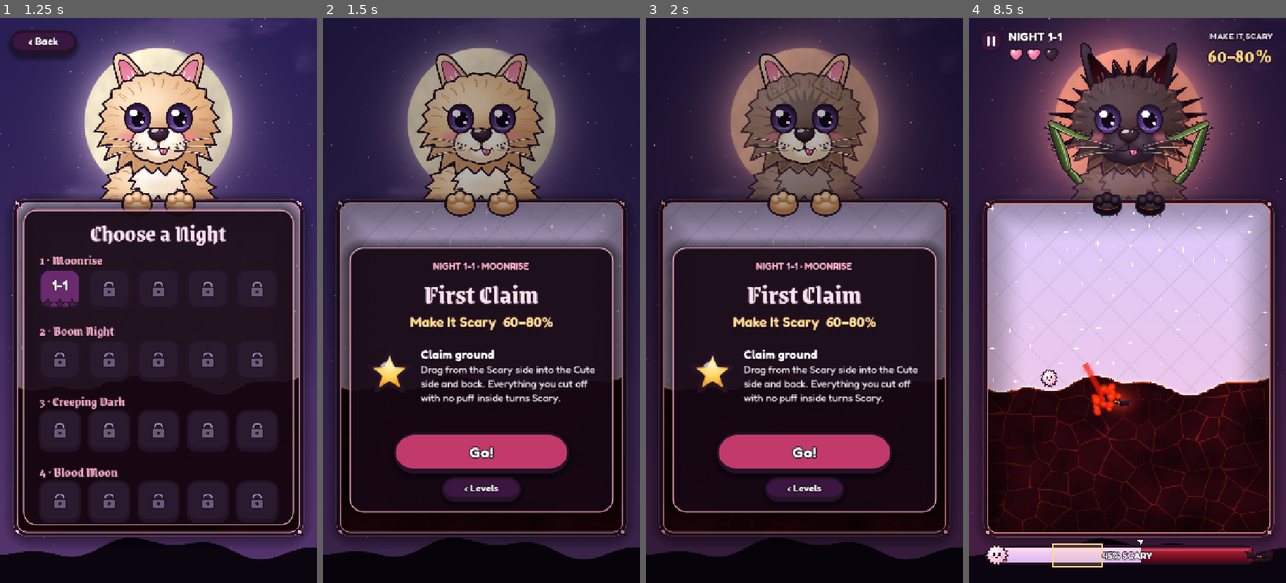
Above: before the commit, frames 1-4 (left to right).
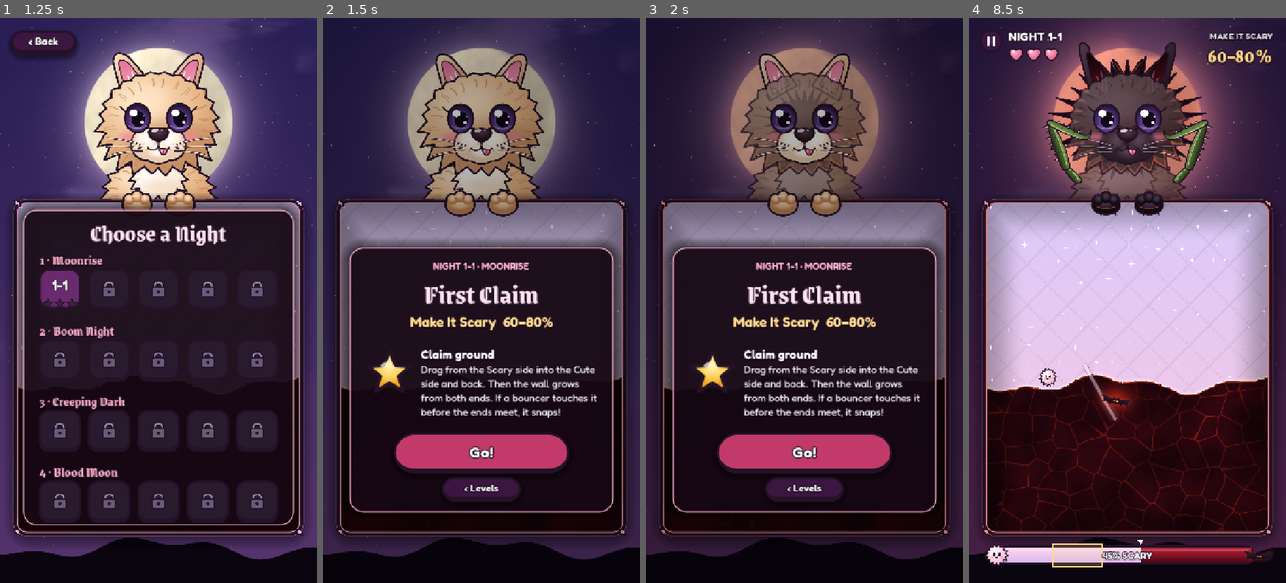
Above: after the commit, the same moments.

Repository: DArtagnon-wiki/Werecat
Game: Godot game, scene res://scenes/main.tscn
The game is run twice, just before and just after one commit, with the same random seed, the same clock (stepped at 60 frames per second) and the same inputs. Sound files missing from this copy of the repository are replaced by a short silence.
Inputs (mouse positions are in pixels of both pictures, inside the frame that each line leads up to):
- Up to frame 1 (1.25 s): click "Play" at 0.5 s
- Up to frame 2 (1.5 s): click "1-1" at 1.25 s
- Up to frame 3 (2 s): no input
- Up to frame 4 (8.5 s): click "Go!" at 2 s; click (991, 40) at 2.75 s; click "Restart" at 3.5 s; click (991, 40) at 4.25 s; click "Restart" at 5 s; click (991, 40) at 5.75 s; click "Restart" at 6.5 s; move the mouse to (1197, 272) at 7.27 s; click (1197, 272) at 7.42 s; drag from (1064, 328) to (1111, 413) at 8.02 s

Frame 1 is identical in both runs. In frame 2, 1.1% of the frame differs, in the area x 30-87%, y 64-71%; in frame 3, 1.1%; in frame 4, 8.7%, in the area x 0-99%, y 0-96%.

Commit message:
Walls grow from both ends after you draw
Drawing is now a safe blueprint. When the path closes, the real wall
grows along it from both ends toward the middle (380 px/s per end);
anything touching a grown section before the ends meet snaps it and
costs a heart. The claim happens when the ends meet, so long greedy
loops are riskier again, like the old growing walls.

- Bombs and charms trigger when a growing end reaches them
- Hunters and the Night Mother chase the nearest growing end
  (steering softened; boss speed 0.8) - bot win rates: 4-5 33%,
  4-2 57%, 4-1 57%, 1-1 87%
- One wall at a time; pausing keeps a growing wall; loading a level
  clears any growing wall (fixes a carry-over bug found by the tests)
- Tips, README, tests and bot updated

Co-Authored-By: Claude Opus 5.5 <noreply@anthropic.com>
Claude-Session: https://claude.ai/code/session_01CCdRuYqredGgCwEvjBADnw

Diff:
--- a/scripts/levels.gd
+++ b/scripts/levels.gd
@@ -16,18 +16,18 @@
 const WORLDS := ["Moonrise", "Boom Night", "Creeping Dark", "Blood Moon"]
 
 const TIPS := {
-	"claim": ["Claim ground", "Drag from the Scary side into the Cute side and back. Everything you cut off with no puff inside turns Scary."],
+	"claim": ["Claim ground", "Drag from the Scary side into the Cute side and back. Then the wall grows from both ends. If a bouncer touches it before the ends meet, it snaps!"],
 	"band": ["Hit the gold band", "Keep the meter inside the gold band for 3 seconds. Going too far counts as missing."],
 	"trap": ["Trap them", "Squeeze a bouncer into a tiny pocket and it's captured. Its pocket flips too."],
-	"bomb": ["Bombs", "Touch a bomb with your trail. Boom: everything nearby turns your color."],
+	"bomb": ["Bombs", "Grow a wall through a bomb. Boom: everything nearby turns your color."],
 	"stone": ["Moonstone", "Stone belongs to nobody. Bouncers bounce off it, and your trail can end on it like the edge."],
-	"charm": ["Moon charms", "Touch a charm with your trail to freeze every bouncer for 4 seconds."],
+	"charm": ["Moon charms", "Grow a wall through a charm to freeze every bouncer for 4 seconds."],
 	"grub": ["Gloom grubs", "Grubs tunnel through Cute land, turning it Scary. Claim the ground under one to squash it."],
 	"slug": ["Sugar slugs", "Slugs paint sweet trails through Scary land. Claim the ground under one to stop it."],
 	"seed": ["Thorn seeds", "Seeds keep spreading their color. Claim the ground they sit on to pull them out."],
 	"nest": ["Bat roosts", "Roosts hatch a new bat every few seconds until you claim the ground under them."],
 	"wisp": ["Wisps", "Wisps drift through every territory, and they snap any trail they touch."],
-	"stalker": ["Hunters", "Hunter bats chase the tip of your trail. Draw fast, or bait them away."],
+	"stalker": ["Hunters", "Hunter bats chase the growing ends of your wall. Keep walls short, or bait them away."],
 	"boss": ["The Night Mother", "She hunts your trail and calls bats from the roosts. Trap her to break the spell."],
 }
 
@@ -94,7 +94,7 @@
 		 "bouncers": [_b("basic", CUTE), _b("stalker", CUTE), _b("basic", SCARY)],
 		 "items": [_i("nest", CUTE, 0.5, 0.5), _i("bomb", 0, 0.2, 0.2), _i("bomb", 0, 0.8, 0.3), _i("bomb", 0, 0.3, 0.85)], "tip": ""},
 		{"id": "4-5", "name": "Night Mother", "layout": ["island", 0.36, SCARY], "stone": ["pillars", 3], "goal": [0, 12], "par": 140,
-		 "bouncers": [_b("boss", SCARY, 1, 0.9), _b("basic", CUTE), _b("wisp", SCARY)],
+		 "bouncers": [_b("boss", SCARY, 1, 0.8), _b("basic", CUTE), _b("wisp", SCARY)],
 		 "items": [_i("nest", SCARY, 0.5, 0.36), _i("charm", 0, 0.12, 0.1), _i("charm", 0, 0.88, 0.9), _i("bomb", 0, 0.1, 0.9)], "tip": "boss"},
 	]
 
--- a/scripts/main.gd
+++ b/scripts/main.gd
@@ -19,6 +19,7 @@
 const FIELD_POS := Vector2(40, 420)
 const FIELD_SIZE := Vector2(640, 744)
 const TRAIL_R := 2.2
+const GROW_SPEED := 380.0        # px/s for each of the two growing ends
 const BOUNCER_SPEED := 170.0
 const HOLD_TIME := 3.0
 const WC_SCALE := 0.58
@@ -77,6 +78,15 @@
 var stroke_origin := CUTE
 var last_origin_pt := Vector2.ZERO
 var stroke_points := PackedVector2Array()
+# growth: after a path closes, the wall grows along it from both ends
+var growing := false
+var grow_pts := PackedVector2Array()
+var grow_cum := PackedFloat32Array()
+var grow_len := 0.0
+var grow_a := 0.0
+var grow_b := 0.0
+var live := PackedByteArray()          # grown (vulnerable) cells
+var live_list := PackedInt32Array()
 
 # save data
 var stars: Array = []
@@ -93,6 +103,10 @@
 var field_mat: ShaderMaterial
 var frame: Node2D
 var trail_line: Line2D
+var grow_line_a: Line2D
+var grow_line_b: Line2D
+var front_a: Sprite2D
+var front_b: Sprite2D
 var item_layer: Node2D
 var bouncer_layer: Node2D
 var fx_layer: Node2D
@@ -140,6 +154,7 @@
 	mask.resize(GW * GH)
 	under.resize(GW * GH)
 	trail.resize(GW * GH)
+	live.resize(GW * GH)
 	stars.resize(levels.size())
 	stars.fill(0)
 	audio = GameAudio.new()
@@ -258,6 +273,14 @@
 
 	trail_line = _make_trail_line()
 	world.add_child(trail_line)
+	grow_line_a = _make_trail_line()
+	grow_line_b = _make_trail_line()
+	grow_line_a.material = trail_line.material
+	grow_line_b.material = trail_line.material
+	world.add_child(grow_line_a)
+	world.add_child(grow_line_b)
+	front_a = _make_front()
+	front_b = _make_front()
 
 	bouncer_layer = Node2D.new()
 	world.add_child(bouncer_layer)
@@ -290,6 +313,17 @@
 	mat.shader = load("res://shaders/trail.gdshader")
 	l.material = mat
 	return l
+
+
+func _make_front() -> Sprite2D:
+	var f := Sprite2D.new()
+	f.texture = T.fx_sparkle
+	f.visible = false
+	var add := CanvasItemMaterial.new()
+	add.blend_mode = CanvasItemMaterial.BLEND_MODE_ADD
+	f.material = add
+	world.add_child(f)
+	return f
 
 
 func _rrect(node: CanvasItem, r: Rect2, rad: float, col: Color, filled := true, w := 1.0) -> void:
@@ -811,7 +845,8 @@
 
 
 func _pause() -> void:
-	_cancel_stroke()
+	if stroking and not growing:
+		_cancel_stroke()
 	_show("pause")
 
 
@@ -887,6 +922,8 @@
 
 func _load_layout(lv: Dictionary) -> void:
 	_clear_entities()
+	if trail_line:
+		_clear_stroke()
 	var built := Levels.build(lv, GW, GH)
 	mask = built[0]
 	under = built[1]
@@ -1004,7 +1041,7 @@
 
 
 func begin_stroke(p: Vector2) -> void:
-	if state != "play" or not in_field(p) or type_at(p) == STONE:
+	if state != "play" or growing or not in_field(p) or type_at(p) == STONE:
 		return
 	stroking = true
 	stroke_active = false
@@ -1024,8 +1061,8 @@
 			stroke_active = true
 			stroke_points = PackedVector2Array([last_origin_pt])
 			trail_line.points = PackedVector2Array([last_origin_pt])
+			trail_line.modulate.a = 0.45
 			_style_trail()
-			audio.play("trail_cute" if stroke_origin == CUTE else "trail_scary", -6.0, 0.08)
 			_extend_trail(p)
 		elif inside and type_at(p) == stroke_origin:
 			last_origin_pt = p
@@ -1034,55 +1071,59 @@
 	if q.distance_to(stroke_points[stroke_points.size() - 1]) < 3.0 and inside and not near_edge:
 		return
 	_extend_trail(q)
-	if not stroking:
-		return
 	var t := type_at(q)
 	if not inside or near_edge or t == stroke_origin or t == STONE:
-		close_stroke(q)
-
-
+		start_growth()
+
+
+## Lifting before the path closes just cancels the blueprint. Free.
 func end_stroke() -> void:
 	if stroking and stroke_active:
-		_fade_trail(false)
-	_clear_stroke()
+		_fade_line(trail_line, false)
+	if not growing:
+		_clear_stroke()
+	else:
+		stroking = false
 
 
 func _cancel_stroke() -> void:
-	if stroke_active:
-		_fade_trail(false)
+	if stroke_active or growing:
+		_fade_line(trail_line, false)
+		_fade_line(grow_line_a, false)
+		_fade_line(grow_line_b, false)
 	_clear_stroke()
 
 
 func _clear_stroke() -> void:
 	stroking = false
 	stroke_active = false
+	growing = false
 	stroke_points.clear()
 	for i in trail_list:
 		trail[i] = 0
 	trail_list.clear()
+	for i in live_list:
+		live[i] = 0
+	live_list.clear()
 	if trail_line:
 		trail_line.clear_points()
-
-
+		grow_line_a.clear_points()
+		grow_line_b.clear_points()
+		front_a.visible = false
+		front_b.visible = false
+
+
+## Drawing only lays down a blueprint (no risk, no triggers).
 func _extend_trail(p: Vector2) -> void:
 	var a := stroke_points[stroke_points.size() - 1]
 	stroke_points.append(p)
 	trail_line.add_point(p)
 	var steps := maxi(1, int(a.distance_to(p) / (CELL * 0.5)))
 	for k in steps + 1:
-		_stamp(a.lerp(p, float(k) / steps))
-	# trail touches bombs and charms
-	for it in items:
-		if not it.alive or it.kind not in ["bomb", "charm"]:
-			continue
-		if Geometry2D.get_closest_point_to_segment(it.pos, a, p).distance_to(it.pos) < 26.0:
-			if it.kind == "bomb" and not it.armed:
-				_arm_bomb(it, stroke_origin)
-			elif it.kind == "charm":
-				_use_charm(it)
-
-
-func _stamp(p: Vector2) -> void:
+		_stamp(a.lerp(p, float(k) / steps), trail, trail_list)
+
+
+func _stamp(p: Vector2, arr: PackedByteArray, list: PackedInt32Array) -> void:
 	var cx := int(p.x / CELL)
 	var cy := int(p.y / CELL)
 	var r := int(ceil(TRAIL_R))
@@ -1095,9 +1136,9 @@
 			if x < 0 or y < 0 or x >= GW or y >= GH:
 				continue
 			var i := y * GW + x
-			if trail[i] == 0:
-				trail[i] = 1
-				trail_list.append(i)
+			if arr[i] == 0:
+				arr[i] = 1
+				list.append(i)
 
 
 func _style_trail() -> void:
@@ -1111,12 +1152,13 @@
 	mat.set_shader_parameter("danger", 0.0)
 
 
-func _fade_trail(broken: bool) -> void:
-	if trail_line.get_point_count() < 2:
+func _fade_line(src_line: Line2D, broken: bool) -> void:
+	if src_line.get_point_count() < 2:
 		return
 	var l := _make_trail_line()
-	l.points = trail_line.points
-	var src: ShaderMaterial = trail_line.material
+	l.points = src_line.points
+	l.modulate.a = src_line.modulate.a
+	var src: ShaderMaterial = src_line.material
 	var mat: ShaderMaterial = l.material
 	mat.set_shader_parameter("core_color", src.get_shader_parameter("core_color"))
 	mat.set_shader_parameter("glow_color", src.get_shader_parameter("glow_color"))
@@ -1130,31 +1172,112 @@
 	tw.tween_callback(l.queue_free)
 
 
-func break_trail() -> void:
-	var at := stroke_points[stroke_points.size() - 1] if stroke_points.size() > 0 else FIELD_SIZE / 2.0
-	_fade_trail(true)
-	_clear_stroke()
-	lives -= 1
-	shake = 1.0
-	audio.play("snap", 0.0, 0.05)
-	_burst(at, T.fx_ember, 22, Color(1, 0.35, 0.15))
-	if lives <= 0:
-		_end(false)
-
-
-func close_stroke(end_pt: Vector2) -> void:
-	var invaded := 1 - stroke_origin
-	for b in bouncers:
-		if _threatens(b) and _touches_trail(b.pos, b.r):
-			break_trail()
-			return
+# ---------------------------------------------------------------- growth
+
+## The path closed: the wall now grows along it from both ends toward the
+## middle. Grown sections are live; anything touching them snaps the wall.
+func start_growth() -> void:
+	stroking = false
+	stroke_active = false
+	growing = true
+	grow_pts = stroke_points.duplicate()
+	grow_cum = PackedFloat32Array([0.0])
+	for i in range(1, grow_pts.size()):
+		grow_cum.append(grow_cum[i - 1] + grow_pts[i].distance_to(grow_pts[i - 1]))
+	grow_len = grow_cum[grow_cum.size() - 1]
+	grow_a = 0.0
+	grow_b = grow_len
+	trail_line.modulate.a = 0.3
+	var col := Color(1, 0.8, 0.95) if stroke_origin == CUTE else Color(1, 0.45, 0.15)
+	for f in [front_a, front_b]:
+		f.visible = true
+		f.modulate = col
+	audio.play("trail_cute" if stroke_origin == CUTE else "trail_scary", -4.0, 0.08)
+	_update_growth_visuals()
+
+
+func _point_at(d: float) -> Vector2:
+	d = clampf(d, 0.0, grow_len)
+	var lo := 0
+	var hi := grow_cum.size() - 1
+	while hi - lo > 1:
+		var mid := (lo + hi) / 2
+		if grow_cum[mid] <= d:
+			lo = mid
+		else:
+			hi = mid
+	var seg := grow_cum[hi] - grow_cum[lo]
+	var t := 0.0 if seg <= 0.0001 else (d - grow_cum[lo]) / seg
+	return grow_pts[lo].lerp(grow_pts[hi], t)
+
+
+func _sub_points(d0: float, d1: float) -> PackedVector2Array:
+	var out := PackedVector2Array([_point_at(d0)])
+	for i in grow_pts.size():
+		if grow_cum[i] > d0 and grow_cum[i] < d1:
+			out.append(grow_pts[i])
+	out.append(_point_at(d1))
+	return out
+
+
+func _grow_range(d0: float, d1: float) -> void:
+	var d := d0
+	while d <= d1:
+		var p := _point_at(d)
+		_stamp(p, live, live_list)
+		for it in items:
+			if it.alive and it.kind in ["bomb", "charm"] and it.pos.distance_to(p) < 26.0:
+				if it.kind == "bomb" and not it.armed:
+					_arm_bomb(it, stroke_origin)
+				elif it.kind == "charm":
+					_use_charm(it)
+		d += 2.0
+	_stamp(_point_at(d1), live, live_list)
+
+
+func step_growth(delta: float) -> void:
+	if not growing:
+		return
+	var adv := GROW_SPEED * delta
+	var na := grow_a + adv
+	var nb := grow_b - adv
+	if na >= nb:
+		var mid := (grow_a + grow_b) / 2.0
+		_grow_range(grow_a, mid)
+		_grow_range(mid, grow_b)
+		grow_a = mid
+		grow_b = mid
+		complete_growth(_point_at(mid))
+		return
+	_grow_range(grow_a, na)
+	_grow_range(nb, grow_b)
+	grow_a = na
+	grow_b = nb
+	_update_growth_visuals()
+
+
+func _update_growth_visuals() -> void:
+	grow_line_a.points = _sub_points(0.0, maxf(grow_a, 0.5))
+	grow_line_b.points = _sub_points(minf(grow_b, grow_len - 0.5), grow_len)
+	front_a.position = FIELD_POS + _point_at(grow_a)
+	front_b.position = FIELD_POS + _point_at(grow_b)
+	var pulse := 0.85 + 0.2 * sin(clock * 30.0)
+	front_a.scale = Vector2.ONE * pulse
+	front_b.scale = Vector2.ONE * pulse
+	front_a.rotation = clock * 4.0
+	front_b.rotation = -clock * 4.0
+
+
+## The two ends met: claim.
+func complete_growth(meet: Vector2) -> void:
 	var bomb_before := _bomb_cells()
 	for i in trail_list:
 		_set_cell(i, stroke_origin)
 	var flipped := _flip_empty_pockets(stroke_origin)
-	_upload_mask(true, end_pt / FIELD_SIZE)
-	_fade_trail(false)
-	_burst(end_pt, T.fx_sparkle if stroke_origin == CUTE else T.fx_ember, 28, Color.WHITE)
+	_upload_mask(true, meet / FIELD_SIZE)
+	_fade_line(grow_line_a, false)
+	_fade_line(grow_line_b, false)
+	_burst(meet, T.fx_sparkle if stroke_origin == CUTE else T.fx_ember, 28, Color.WHITE)
 	audio.play("claim_cute" if stroke_origin == CUTE else "claim_scary", -1.0, 0.04)
 	if stroke_origin == SCARY:
 		werecat.strike()
@@ -1164,6 +1287,21 @@
 	werecat.set_target(scary_percent() / 100.0)
 	if flipped > 0 and mode == "endless":
 		score += flipped * 0.02
+
+
+func break_trail(at: Vector2 = Vector2(-1, -1)) -> void:
+	if at.x < 0.0:
+		at = _point_at(grow_a) if growing else FIELD_SIZE / 2.0
+	_fade_line(grow_line_a, true)
+	_fade_line(grow_line_b, true)
+	_fade_line(trail_line, true)
+	_clear_stroke()
+	lives -= 1
+	shake = 1.0
+	audio.play("snap", 0.0, 0.05)
+	_burst(at, T.fx_ember, 22, Color(1, 0.35, 0.15))
+	if lives <= 0:
+		_end(false)
 
 
 func _bomb_cells() -> Dictionary:
@@ -1243,7 +1381,7 @@
 
 
 func _threatens(b: Dictionary) -> bool:
-	if not stroke_active:
+	if not growing:
 		return false
 	match b.kind:
 		"wisp", "carver":
@@ -1261,7 +1399,7 @@
 			var y := cy + dy
 			if x < 0 or y < 0 or x >= GW or y >= GH:
 				continue
-			if trail[y * GW + x] == 1 and Vector2(dx, dy).length() * CELL <= radius + CELL:
+			if live[y * GW + x] == 1 and Vector2(dx, dy).length() * CELL <= radius + CELL:
 				return true
 	return false
 
@@ -1521,7 +1659,9 @@
 		werecat.set_target(0.0)
 	elif state == "play":
 		freeze_t = maxf(0.0, freeze_t - delta)
-		step_entities(delta)
+		step_growth(delta)
+		if state == "play":
+			step_entities(delta)
 		if state == "play":
 			step_items(delta)
 		if state == "play":
@@ -1545,7 +1685,7 @@
 		# frozen bouncers still snap trails they sit on
 		for b in bouncers:
 			if _threatens(b) and _touches_trail(b.pos, b.r):
-				break_trail()
+				break_trail(b.pos)
 				return
 		return
 	for b in bouncers.duplicate():
@@ -1559,7 +1699,7 @@
 			_:
 				_move_confined(b, delta)
 		if _threatens(b) and _touches_trail(b.pos, b.r):
-			break_trail()
+			break_trail(b.pos)
 			return
 
 
@@ -1569,10 +1709,12 @@
 	var side: int = b.side
 	if type_at(p) != side:
 		p = _unstick(p, side)
-	if b.kind in ["stalker", "boss"] and stroke_active and side != stroke_origin and stroke_points.size() > 0:
-		var head := stroke_points[stroke_points.size() - 1]
+	if b.kind in ["stalker", "boss"] and growing and side != stroke_origin:
+		var fa := _point_at(grow_a)
+		var fb := _point_at(grow_b)
+		var head := fa if fa.distance_squared_to(p) < fb.distance_squared_to(p) else fb
 		var want: Vector2 = (head - p).normalized() * b.speed * 1.15
-		v = v.lerp(want, clampf(delta * 1.6, 0.0, 1.0))
+		v = v.lerp(want, clampf(delta * 1.2, 0.0, 1.0))
 		if v.length() > 1.0:
 			v = v.normalized() * b.speed * 1.15
 	elif v.length() > b.speed * 1.01:
--- a/tests/bot_test.gd
+++ b/tests/bot_test.gd
@@ -33,6 +33,9 @@
 			return
 		g.clock += dt
 		g.freeze_t = maxf(0.0, g.freeze_t - dt)
+		g.step_growth(dt)
+		if g.state != "play":
+			return
 		g.step_entities(dt)
 		if g.state == "play":
 			g.step_items(dt)
@@ -93,6 +96,13 @@
 	g.end_stroke()
 
 
+func finish_growth() -> void:
+	var guard := 0
+	while g.growing and g.state == "play" and guard < 300:
+		sim(1.0 / 30.0 * 2.0)
+		guard += 1
+
+
 func play_level(i: int, attempt := 0) -> Array:
 	g.rng.seed = 1000 * i + attempt   # deterministic spawns -> reproducible CI
 	g.open_intro(i)
@@ -109,6 +119,7 @@
 		var dist := (gmin - s) if s < gmin else (s - gmax)
 		var depth := clampf(dist * 9.0, 30.0, 700.0)
 		stroke(side, depth)
+		finish_growth()
 		strokes += 1
 		sim(0.25)
 	return [g.state == "won", strokes, g.lives, g.clock]
--- a/tests/smoke_test.gd
+++ b/tests/smoke_test.gd
@@ -48,11 +48,23 @@
 			g.move_stroke(a.lerp(b, float(k) / n))
 
 
+func grow_out() -> void:
+	## let a closed path's wall finish growing (bouncers keep moving)
+	var dt := 1.0 / 60.0
+	for i in 600:
+		if not g.growing:
+			return
+		g.clock += dt
+		g.step_growth(dt)
+		g.step_entities(dt)
+
+
 func sim(seconds: float, items := true) -> void:
 	var dt := 1.0 / 60.0
 	for i in int(seconds * 60):
 		g.clock += dt
 		g.freeze_t = maxf(0.0, g.freeze_t - dt)
+		g.step_growth(dt)
 		g.step_entities(dt)
 		if items:
 			g.step_items(dt)
@@ -80,7 +92,9 @@
 	add_b("basic", g.SCARY, Vector2(500, 600))
 	var before: float = g.scary_percent()
 	draw([Vector2(100, 200), Vector2(100, 760)])
-	check(g.scary_percent() < before - 5.0 and g.lives == 3, "line to the edge claims the bat-free side")
+	check(g.growing and absf(g.scary_percent() - before) < 0.01, "closing a path starts growth (nothing claimed yet)")
+	grow_out()
+	check(g.scary_percent() < before - 5.0 and g.lives == 3, "when the ends meet, the bat-free side is claimed")
 
 	setup()
 	before = g.scary_percent()
@@ -91,17 +105,25 @@
 
 	setup()
 	add_b("basic", g.SCARY, Vector2(300, 600))
-	draw([Vector2(300, 200), Vector2(300, 540)])
+	draw([Vector2(300, 200), Vector2(300, 640)])
 	g.step_entities(1.0 / 60.0)
-	check(g.lives == 3, "bat not yet touching the trail")
-	draw_more([Vector2(300, 540), Vector2(300, 620)])
-	g.step_entities(1.0 / 60.0)
-	check(g.lives == 2 and not g.stroke_active, "bat touching the trail snaps it")
+	check(g.lives == 3, "drawing a blueprint through a bat is safe")
+	g.end_stroke()
+	draw([Vector2(300, 200), Vector2(300, 760)])
+	grow_out()
+	check(g.lives == 2 and not g.growing, "a bat touching the growing wall snaps it")
+	setup()
+	add_b("basic", g.SCARY, Vector2(300, 600))
+	g.begin_stroke(Vector2(100, 200))
+	draw_more([Vector2(100, 200), Vector2(100, 760)])
+	g.begin_stroke(Vector2(400, 200))
+	check(not g.stroking, "you can't start a new path while a wall is growing")
 
 	setup()
 	add_b("basic", g.CUTE, Vector2(80, 80))
 	before = g.scary_percent()
 	draw([Vector2(320, 600), Vector2(320, 150), Vector2(440, 150), Vector2(440, 600)])
+	grow_out()
 	check(g.scary_percent() > before + 3.0, "closing a loop claims the enclosed pocket")
 
 	# ---------------------------------------------------------------- trapping
@@ -109,6 +131,7 @@
 	var trapped := add_b("basic", g.CUTE, Vector2(40, 325))
 	add_b("basic", g.CUTE, Vector2(450, 120))
 	draw([Vector2(92, 500), Vector2(92, 282), Vector2(-10, 282)])
+	grow_out()
 	check(not g.bouncers.has(trapped) and g.bouncers.size() == 1, "a bouncer squeezed into a tiny pocket is trapped")
 	check(g.type_at(Vector2(40, 325)) == g.SCARY, "the trapped pocket flips")
 
@@ -116,8 +139,9 @@
 	setup({"items": [{"kind": "bomb", "side": 0, "at": Vector2(300, 150) / g.FIELD_SIZE}]})
 	add_b("basic", g.CUTE, Vector2(560, 60))
 	before = g.scary_percent()
-	draw([Vector2(300, 520), Vector2(300, 160)], true)
-	check(g.items[0].armed and g.items[0].color == g.SCARY, "touching a bomb with a Scary trail arms it Scary")
+	draw([Vector2(300, 520), Vector2(300, -10)])
+	grow_out()
+	check(g.items[0].armed and g.items[0].color == g.SCARY, "a Scary wall growing through a bomb arms it Scary")
 	sim(0.6)
 	check(g.scary_percent() > before + 4.0, "bomb blast converts the area (%.1f%% -> %.1f%%)" % [before, g.scary_percent()])
 	check(g.type_at(Vector2(300, 150)) == g.SCARY, "bomb's ground is now Scary")
@@ -125,8 +149,9 @@
 	# ---------------------------------------------------------------- charms
 	setup({"items": [{"kind": "charm", "side": 0, "at": Vector2(300, 500) / g.FIELD_SIZE}]})
 	var bat := add_b("basic", g.SCARY, Vector2(500, 650), Vector2(150, 0))
-	draw([Vector2(300, 200), Vector2(300, 510)], true)
-	check(g.freeze_t > 3.0, "touching a moon charm freezes bouncers")
+	draw([Vector2(300, 200), Vector2(300, 760)])
+	grow_out()
+	check(g.freeze_t > 3.0, "a wall growing through a moon charm freezes bouncers")
 	var p0: Vector2 = bat.pos
 	g.step_entities(0.1)
 	check(bat.pos == p0, "frozen bouncers don't move")
@@ -162,7 +187,7 @@
 	var stone_pt := Vector2(-1, -1)
 	for y in range(100, 180):
 		for x in range(10, 150):
-			if g.mask[y * g.GW + x] == g.STONE:
+			if g.mask[y * g.GW + x] == g.STONE and g.mask[(y - 8) * g.GW + x] == g.SCARY:
 				stone_pt = Vector2(x * g.CELL + 2, y * g.CELL + 2)
 				break
 		if stone_pt.x >= 0:
@@ -171,7 +196,9 @@
 		for b in g.bouncers.duplicate():
 			g._capture(b)
 		draw([Vector2(stone_pt.x, 200), stone_pt])
-		check(not g.stroke_active and g.lives == 3, "a trail can end on stone")
+		check(g.growing, "a path can close on stone")
+		grow_out()
+		check(not g.growing and g.lives == 3, "and its wall completes")
 	else:
 		check(false, "found a stone cell for the stone test")
 
@@ -190,19 +217,23 @@
 	var wisp := add_b("wisp", g.SCARY, Vector2(320, 300), Vector2(0, 100))
 	sim(1.5, false)
 	check(g.type_at(wisp.pos) == g.SCARY and wisp.pos.y > 372, "wisps drift across the border")
-	draw([Vector2(100, 100), Vector2(100, 450)])
-	check(g._threatens(wisp), "wisps threaten any trail")
-	g.end_stroke()
+	wisp.pos = Vector2(600, 100)
+	draw([Vector2(100, 100), Vector2(100, 760)])
+	check(g.growing and g._threatens(wisp), "wisps threaten any growing wall")
+	g._clear_stroke()
 
 	# ---------------------------------------------------------------- stalkers
 	setup()
-	var hunter := add_b("stalker", g.SCARY, Vector2(500, 650), Vector2(-170, 0))
-	draw([Vector2(150, 200), Vector2(150, 520)])
-	for i in 30:
+	var hunter := add_b("stalker", g.SCARY, Vector2(560, 650), Vector2(170, 0))
+	draw([Vector2(150, 200), Vector2(150, 760)])
+	for i in 20:
+		g.step_growth(1.0 / 60.0)
 		g._move_confined(hunter, 1.0 / 60.0)
-	var to_head: Vector2 = (Vector2(150, 520) - hunter.pos).normalized()
-	check(hunter.vel.normalized().dot(to_head) > 0.5, "hunters steer toward the trail's tip")
-	g.end_stroke()
+	var fa: Vector2 = g._point_at(g.grow_a)
+	var fb: Vector2 = g._point_at(g.grow_b)
+	var head: Vector2 = fa if fa.distance_to(hunter.pos) < fb.distance_to(hunter.pos) else fb
+	check(hunter.vel.normalized().dot((head - hunter.pos).normalized()) > 0.5, "hunters steer toward a growing end")
+	g._clear_stroke()
 
 	# ---------------------------------------------------------------- all levels
 	var lv_ok := true
